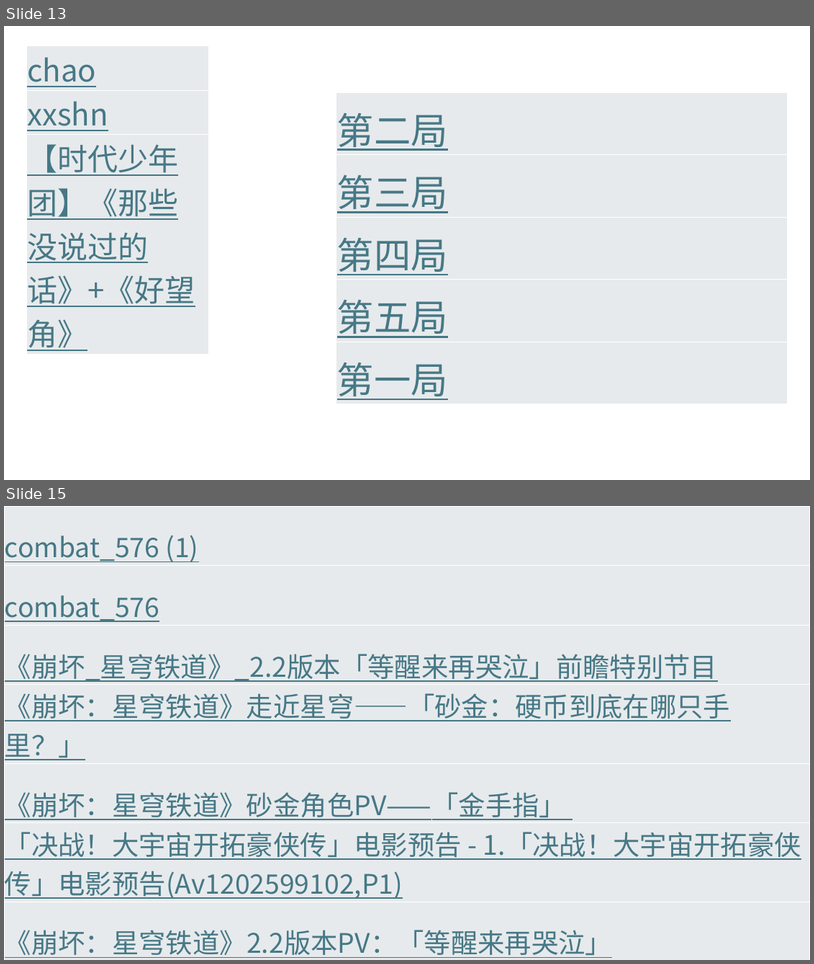
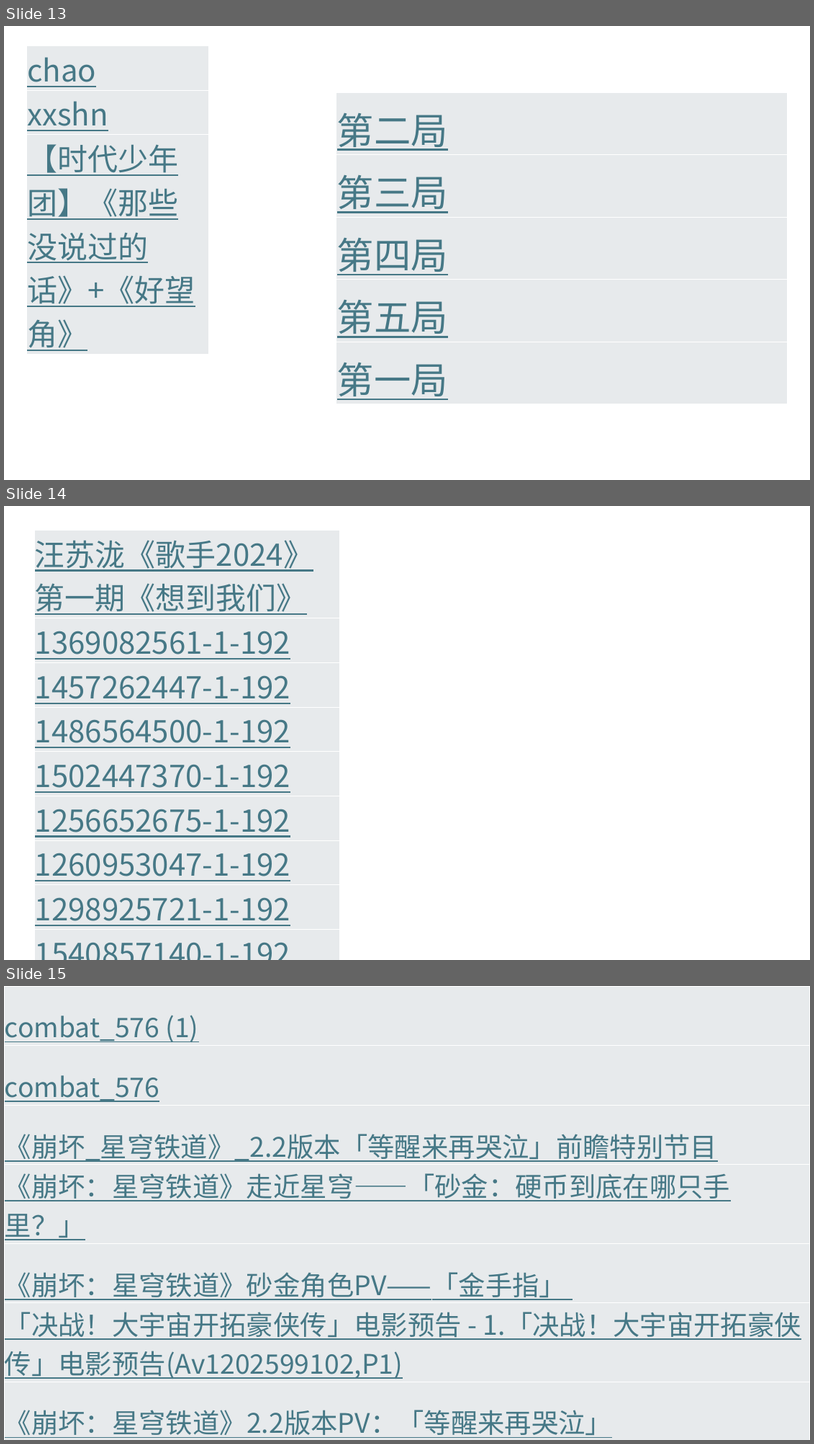
Before and after one commit to Bukehi/BukehiWeb, a slide deck: livefile/abc.pptx. Shown one above the other, each under a label of ours: slides 13 and 15 before the commit, slides 13, 14 and 15 after it; the slides between them are not shown. The pictures are 814x964 and 814x1444 pixels, drawn with LibreOffice and Linux fonts; fonts in the diff are those of the drawing. Boxes give left, top, right and bottom in pixels: in the first picture for what was removed or moved away, otherwise in the second. Text is boxed around its words. In the diff, an @@ line names an element or a change of style, - is before the commit and + after.

```diff
--- a/livefile/abc.pptx
+++ b/livefile/abc.pptx
@@ slide 14 added at <box>4,506,810,960</box>, background #FFFFFF @@
@@ table added at <box>34,530,340,936</box>, 10 rows, 1 columns @@
+汪苏泷《歌手2024》第一期《想到我们》
+1369082561-1-192
+1457262447-1-192
+1486564500-1-192
+1502447370-1-192
+1256652675-1-192
+1260953047-1-192
+1298925721-1-192
+1540857140-1-192
+第一局
```
Also in this commit, not shown: 1 slide removed, 21 other files.
